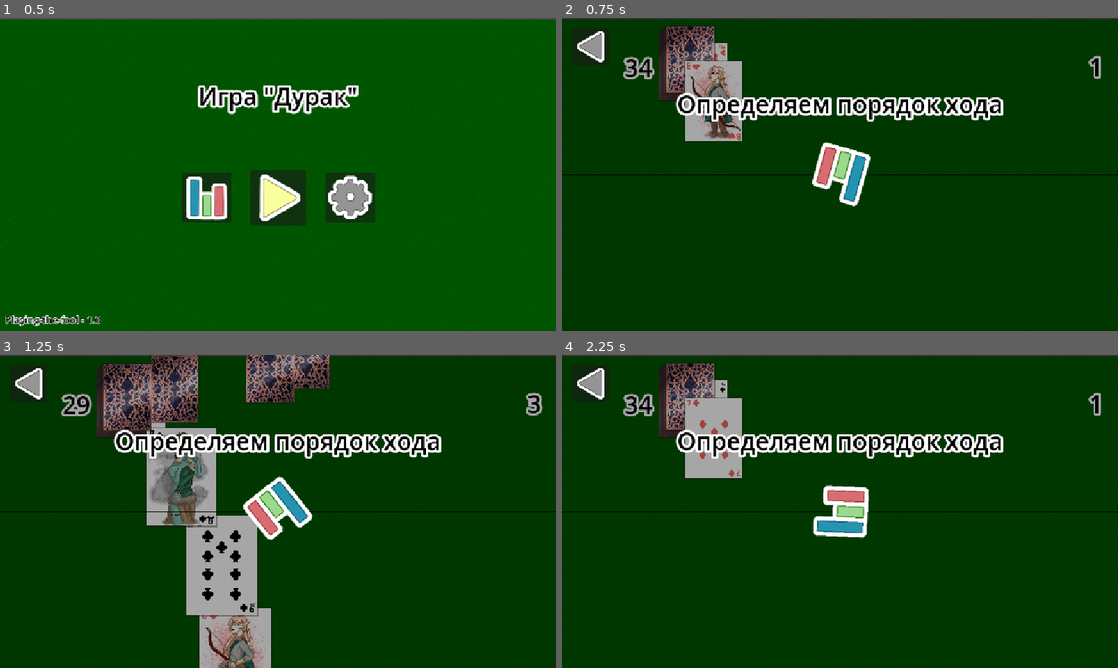
Above: before the commit, frames 1-4 (two rows, left to right).
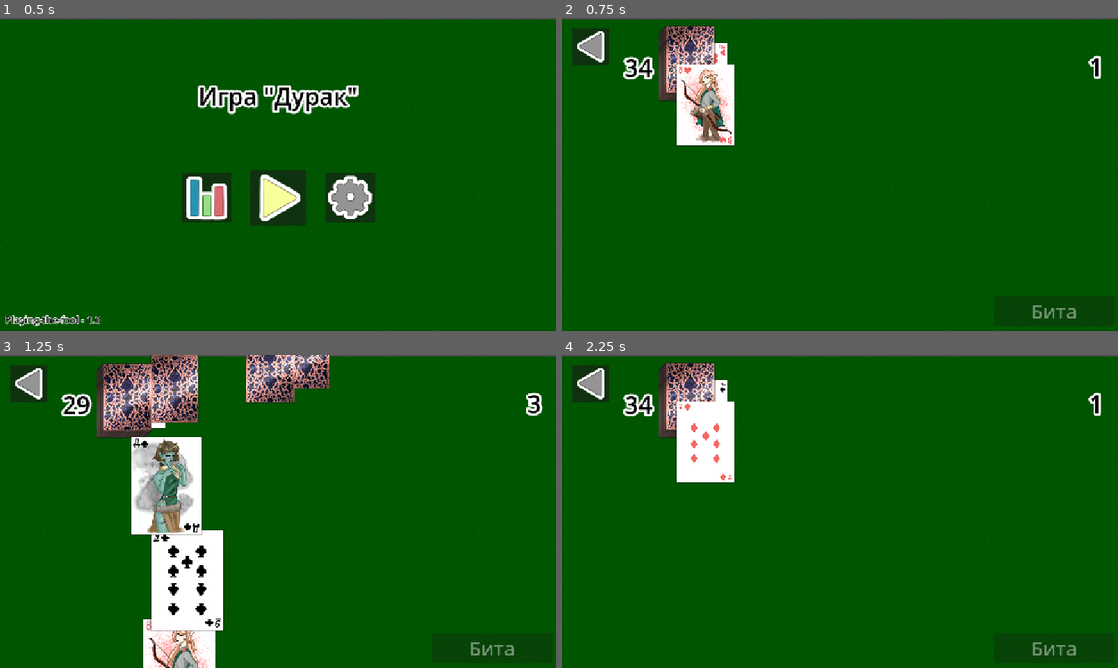
Above: after the commit, the same moments.

Repository: Yulya-S/Playing-the-fool
Game: Godot game, scene res://scenes/main.tscn
Same seed, same stepped clock (60 frames per second), same inputs: the game is played once before the commit and once after it.
Inputs (mouse positions are in pixels of both pictures, inside the frame that each line leads up to):
- Up to frame 1 (0.5 s): no input
- Up to frame 2 (0.75 s): click (840, 196) at 0.5 s
- Up to frame 3 (1.25 s): no input
- Up to frame 4 (2.25 s): click (589, 383) at 1.25 s; click (840, 533) at 2 s

Frame 1 is identical in both runs. In frame 2, 96% of the frame differs, in the area x 0-100%, y 0-100%; in frame 3, 95%; in frame 4, 96%.
Error in both runs: Invalid call. Nonexistent function 'store_json' in base 'Node (Global.gd)'. (res://scripts/main.gd:14)

Commit message:
end turn button

Diff:
--- a/playing-the-fool/scenes/pages/game.tscn
+++ b/playing-the-fool/scenes/pages/game.tscn
@@ -140,10 +140,21 @@
 [node name="Hand" type="Node2D" parent="."]
 script = ExtResource("6_jl74o")
 height = 650.0
-start_pos = 180.0
+start_pos = 50.0
 max_weight = 792.0
 
+[node name="Dropping" type="Button" parent="."]
+layout_mode = 0
+offset_left = 894.0
+offset_top = 575.0
+offset_right = 1144.0
+offset_bottom = 638.0
+theme_override_font_sizes/font_size = 40
+disabled = true
+text = "Бита"
+
 [node name="FirstMoveDetermination" type="ColorRect" parent="."]
+visible = false
 layout_mode = 0
 offset_right = 1152.0
 offset_bottom = 648.0
@@ -200,7 +211,7 @@
 &"": SubResource("AnimationLibrary_jl74o")
 }
 
-[node name="Button" type="Button" parent="."]
+[node name="Back" type="Button" parent="."]
 layout_mode = 0
 offset_left = 20.0
 offset_top = 20.0
@@ -211,4 +222,4 @@
 
 [connection signal="timeout" from="Deck/Timer" to="Deck" method="_on_timer_timeout"]
 [connection signal="animation_finished" from="FirstMoveDetermination/Result/AnimationPlayer" to="FirstMoveDetermination/Arrow" method="_on_animation_player_animation_finished"]
-[connection signal="button_down" from="Button" to="." method="_on_window_button_down"]
+[connection signal="button_down" from="Back" to="." method="_on_window_button_down"]
--- a/playing-the-fool/scripts/fragments/deck.gd
+++ b/playing-the-fool/scripts/fragments/deck.gd
@@ -15,7 +15,7 @@
 	if Global.game_state == Global.GameStates.DISTRIBUTION:
 		if DeckTimer.paused: DeckTimer.start()
 		elif (Player.cards_enough() and CI.cards_enough()) or Cards.get_child_count() == 0:
-			Global.game_state = Global.GameStates.PLAY
+			get_parent().set_stage(Global.GameStates.PLAY)
 			DeckTimer.stop()
 
 # Создание сцены
--- a/playing-the-fool/scripts/pages/game.gd
+++ b/playing-the-fool/scripts/pages/game.gd
@@ -1,4 +1,9 @@
 extends GameWindow
 
 # Старт раздачи карт
-func _ready() -> void: Global.game_state = Global.GameStates.DISTRIBUTION
+func _ready() -> void: set_stage(Global.GameStates.DISTRIBUTION)
+
+# Изменение текущего состояния игры
+func set_stage(state: Global.GameStates) -> void:
+	Global.game_state = state
+	$Dropping.disabled = state == Global.GameStates.DISTRIBUTION
